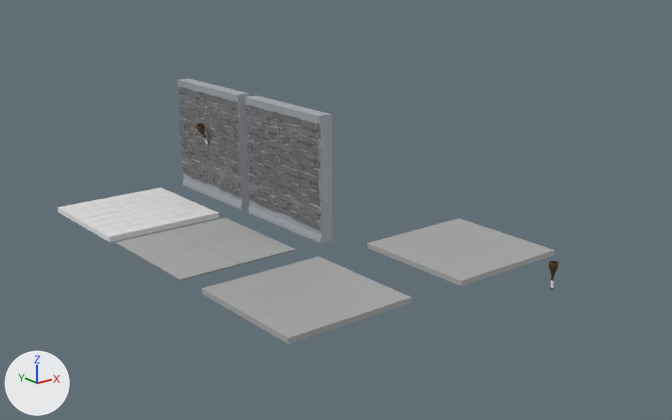
What one commit did to the Blender file Assets/blender/Enviroment.blend.
Camera for both pictures: a 50 mm lens placed at (-36.3, -59.0, 24.0), pointed at (7.6, -4.2, 2.1). Lighting does not change. The marker at lower left points along +X, +Y and +Z.

The scene before the commit, as lines of its bpy script (objects in view):
```python
me_cube = bpy.data.meshes.new('Cube')
me_cube.from_pydata(...)  # 588 vertices, 586 faces; spans x -1.0..1.0, y -1.0..1.0, z -1.0..1.23
me_cube.materials.append(mat_material)  # white #e7e7e7
me_cube_001 = bpy.data.meshes.new('Cube.001')
me_cube_001.from_pydata(...)  # 3390 vertices, 3378 faces; spans x -1.0..1.46, y -1.0..1.0, z -1.0..1.0
# faces by material slot: [147, 3231]
me_cube_001.materials.append(mat_material_004)  # picture img_dungeonbrick
me_cube_001.materials.append(mat_material_003)  # grey #a8adb4
me_cube_003 = bpy.data.meshes.new('Cube.003')
me_cube_003.from_pydata(...)  # a box spanning x -1.0..1.0, y -1.0..1.0, z -1.0..1.0
me_cube_003.materials.append(mat_material_005)  # picture img_ceiling_tile
ob_ceiling2 = bpy.data.objects.new('Ceiling2', me_cube_003)
ob_ceiling2.location = (-1.82, -12.65, 0.0)
ob_ceiling2.scale = (5.0, 5.0, 0.2)
ob_floor2 = bpy.data.objects.new('Floor2', me_cube)
ob_floor2.location = (-2.01, 11.0, 0.0)
ob_floor2.scale = (5.0, 5.0, 0.2)
ob_wall_1 = bpy.data.objects.new('Wall 1', me_cube_001)
ob_wall_1.location = (6.0, 0.0, 5.0)
ob_wall_1.rotation_euler = (0.0, 0.0, 3.142)  # degrees (0, 0, 180)
ob_wall_1.scale = (0.5, 5.0, 5.0)
# also in view: 'Ceiling1' at (12.9, -12.6, 0.0); 'Floor1' at (-2.0, 0.0, 0.0); 'WallWithTorch' at (5.4, 11.2, 5.0)
```
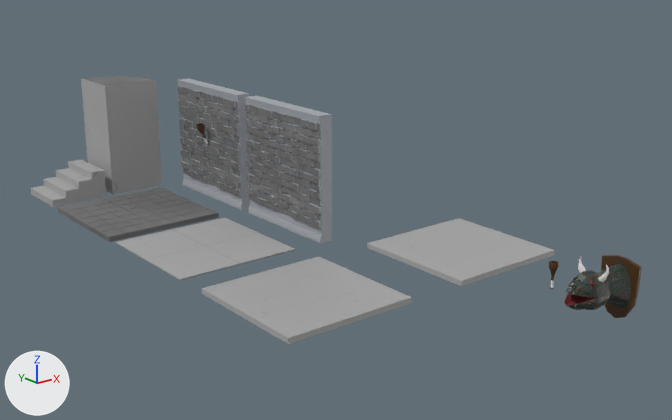
The newer file is also turned or shifted as a whole; pictures and numbers use the older file's frame.

Edits to the bpy script that builds the scene:
```text
Add mat_material_012:
    mat_material_012 = bpy.data.materials.new('Material.012')
    # nodes: BsdfPrincipled, Math, Mix, OutputMaterial, TexNoise
    # colours: green #008b1e
Add mat_material_014:
    mat_material_014 = principled_material('Material.014')
    mat_material_014.base_color = (0.8, 0.0, 0.00225)  # red #e70007
Add mat_material_015:
    mat_material_015 = principled_material('Material.015')
    mat_material_015.base_color = (0.0, 0.0, 0.0)  # black #000000
Add mat_material_013:
    mat_material_013 = principled_material('Material.013')
    mat_material_013.base_color = (0.132, 0.016, 0.0189)  # dark red #662225
Change me_cube:
    where me_cube.from_pydata(...)  # 588 vertices, 586 faces; spans x -1.0..1.0, y -1.0..1.0, z -1.0..1.23
    remove me_cube.materials.append(mat_material)  # white #e7e7e7
    add me_cube.materials.append(mat_material_004)  # picture img_dungeonbrick
Add me_plane:
    me_plane.from_pydata(...)  # 297 vertices, 322 faces, 2 loose edges; spans x -1.34..0.19, y -1.11..1.09, z -0.8..0.8
    # faces by material slot: [32, 222, 42, 8, 8, 10]
    me_plane.materials.append(mat_material_007)  # picture img_wood_png
    me_plane.materials.append(mat_material_012)
    me_plane.materials.append(mat_material)  # white #e7e7e7
    me_plane.materials.append(mat_material_013)  # dark red #662225
    me_plane.materials.append(mat_material_014)  # red #e70007
    me_plane.materials.append(mat_material_015)  # black #000000
Add me_cube_006:
    me_cube_006.from_pydata(...)  # 38 vertices, 36 faces; spans x -2.63..2.37, y -2.5..2.5, z 0.38..2.88
    me_cube_006.materials.append(mat_material_005)  # picture img_ceiling_tile
Add me_cylinder_001:
    me_cylinder_001.from_pydata(...)  # 816 vertices, 783 faces; spans x 0.0..5.05, y 0.0..5.05, z -1.0..1.0
    # faces by material slot: [713, 70]
    me_cylinder_001.materials.append(mat_material_002)  # picture img_concrete
    me_cylinder_001.materials.append(mat_material_004)  # picture img_dungeonbrick
Add ob_dragonhead:
    ob_dragonhead = bpy.data.objects.new('DragonHead', me_plane)
    ob_dragonhead.location = (15.74, -24.48, 0.0)
    ob_dragonhead.rotation_euler = (1.571, 0.0, 0.0)  # degrees (90, 0, 0)
    ob_dragonhead.scale = (3.77, 2.27, 1.89)
Add ob_stairs:
    ob_stairs = bpy.data.objects.new('Stairs', me_cube_006)
    ob_stairs.location = (-4.32, 19.65, -0.4)
Add ob_pillar_quarter:
    ob_pillar_quarter = bpy.data.objects.new('Pillar Quarter', me_cylinder_001)
    ob_pillar_quarter.location = (-1.2, 17.37, 5.0)
    ob_pillar_quarter.scale = (1.0, 1.0, 5.0)
```

Where the change shows, as pixel boxes [x1, y1, x2, y2] in the pictures (672 x 420 px):
'Pillar Quarter', added: after [81, 76, 162, 195]
    faces in mat_material_002 (picture img_concrete): [81, 78, 162, 195]
    faces in mat_material_004 (picture img_dungeonbrick): [82, 76, 155, 85]
'Floor2', recoloured (white to grey): [58, 188, 219, 242] in both
'DragonHead', added: after [564, 255, 642, 318]
    faces in mat_material_012: [565, 264, 631, 310]
    faces in mat_material_007 (picture img_wood_png): [601, 255, 642, 318]
    faces in mat_material_013 (dark red #662225): [564, 294, 597, 306]
    faces in mat_material (white #e7e7e7): [578, 256, 609, 282]
'Stairs', added: after [31, 160, 106, 207]
